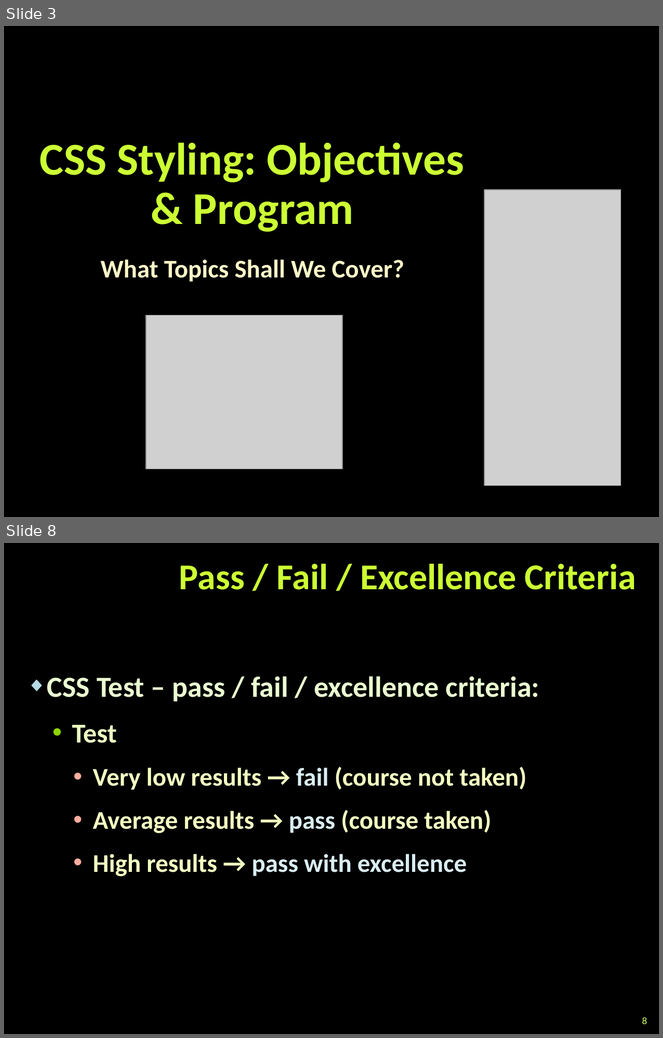
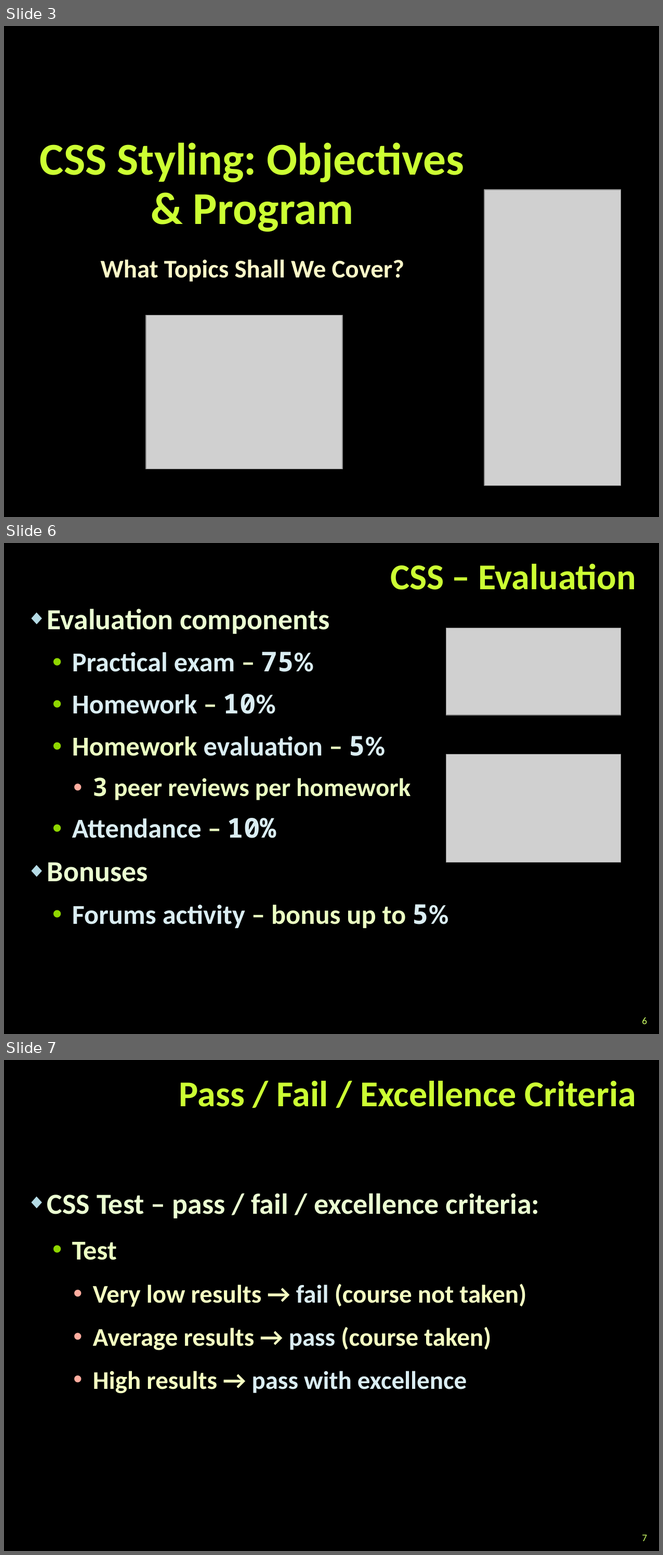
Before and after one commit to StefanSinapov/TelerikAcademy, a slide deck: 5. CSS/Lectures/0. CSS-Course-Introduction.pptx. Shown one above the other, each under a label of ours: slides 3 and 8 before the commit, slides 3, 6 and 7 after it; the slides between them are not shown. The pictures are 663x1038 and 663x1555 pixels, drawn with LibreOffice and Linux fonts; fonts in the diff are those of the drawing; grey boxes stand for pictures; background and template pictures are left out. Boxes give left, top, right and bottom in pixels: in the first picture for what was removed or moved away, otherwise in the second. Text is boxed around its words. In the diff, an @@ line names an element or a change of style, - is before the commit and + after.

```diff
--- a/5. CSS/Lectures/0. CSS-Course-Introduction.pptx
+++ b/5. CSS/Lectures/0. CSS-Course-Introduction.pptx
@@ slide 6 added at box(4, 543, 659, 1034), background picture (left out) @@
@@ title added at box(390, 563, 636, 590), 40 pt, text #CCFF33, bold @@
+CSS – Evaluation
@@ text added at box(47, 609, 449, 929), 30 pt, text #DAEDF2, bold @@
+◆ Evaluation components
+  • Practical exam – 75%
+  • Homework – 10%
+  • Homework evaluation – 5%
+    • 3 peer reviews per homework
+  • Attendance – 10%
+◆ Bonuses
+  • Forums activity – bonus up to 5%
@@ picture added at box(446, 628, 621, 715) @@
@@ picture added at box(446, 755, 621, 863) @@
@@ page number added at box(642, 1018, 647, 1025), 11 pt, text #CCFF66 @@
+6
@@ what was slide 8 is now slide 7 @@
@@ page number at box(642, 1535, 647, 1542): text changed @@
-8
+7
```
Also in this commit, not shown: 5 slides changed, 3 slides removed, 1 other file.
